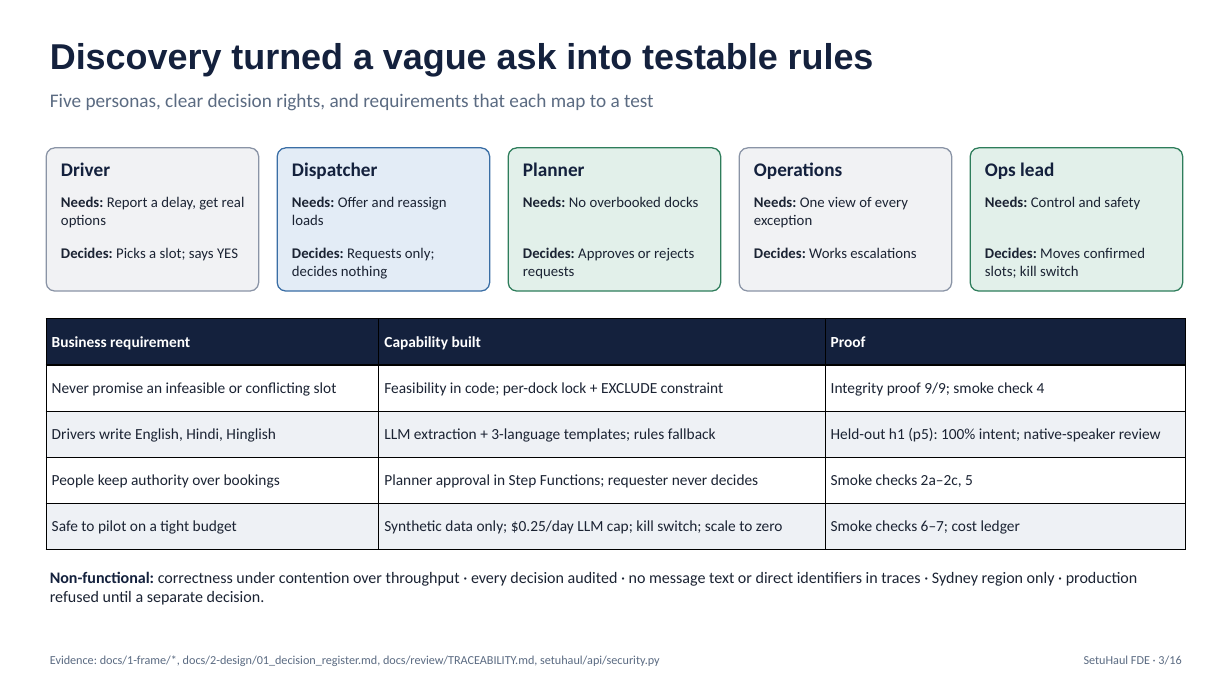
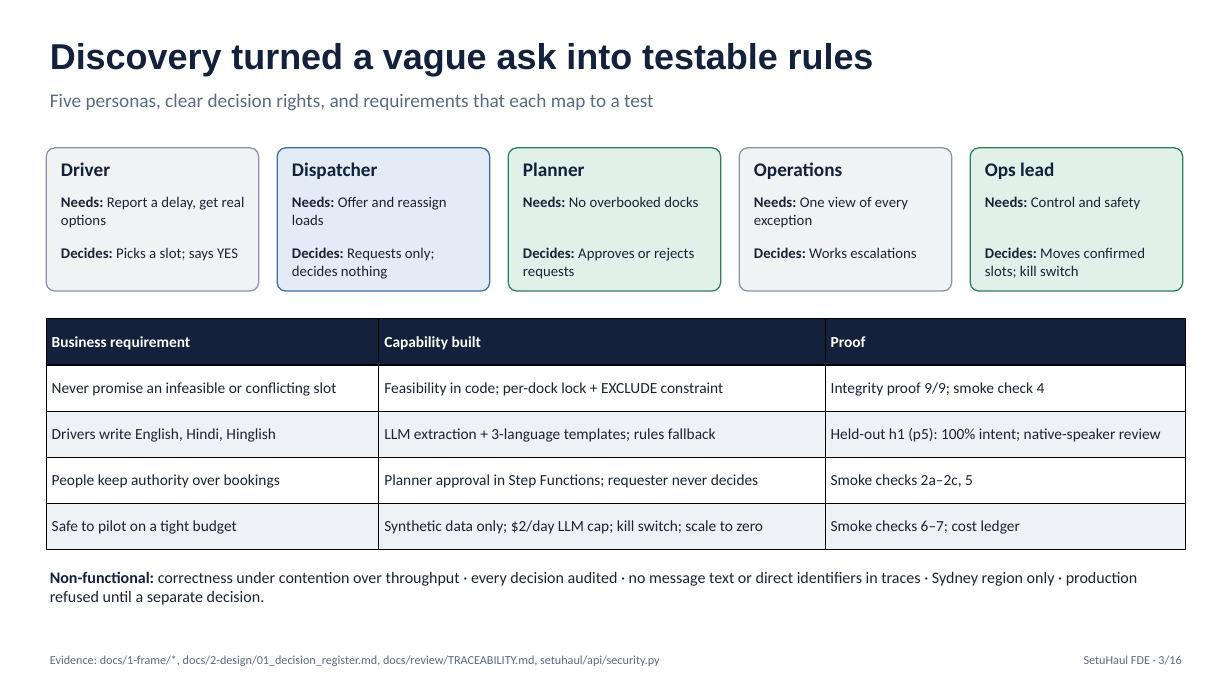
Before and after one commit to amolam/setuhaul-logistics, a slide deck: slide 3 of artifacts/fde-demo/SetuHaul_FDE_Demo.pptx. Drawn at 1232x693 pixels with LibreOffice and Linux fonts; fonts in the diff are those of the drawing. Boxes give left, top, right and bottom in pixels: in the first picture for what was removed or moved away, otherwise in the second. Text is boxed around its words. In the diff, an @@ line names an element or a change of style, - is before the commit and + after.

```diff
--- a/artifacts/fde-demo/SetuHaul_FDE_Demo.pptx
+++ b/artifacts/fde-demo/SetuHaul_FDE_Demo.pptx
@@ table at (46,319,1186,550) @@
-row 5, column 2: Synthetic data only; $0.25/day LLM cap; kill switch; scale to zero
+row 5, column 2: Synthetic data only; $2/day LLM cap; kill switch; scale to zero
```
Also in this commit, not shown: 3 other slides changed, 12 other files.
